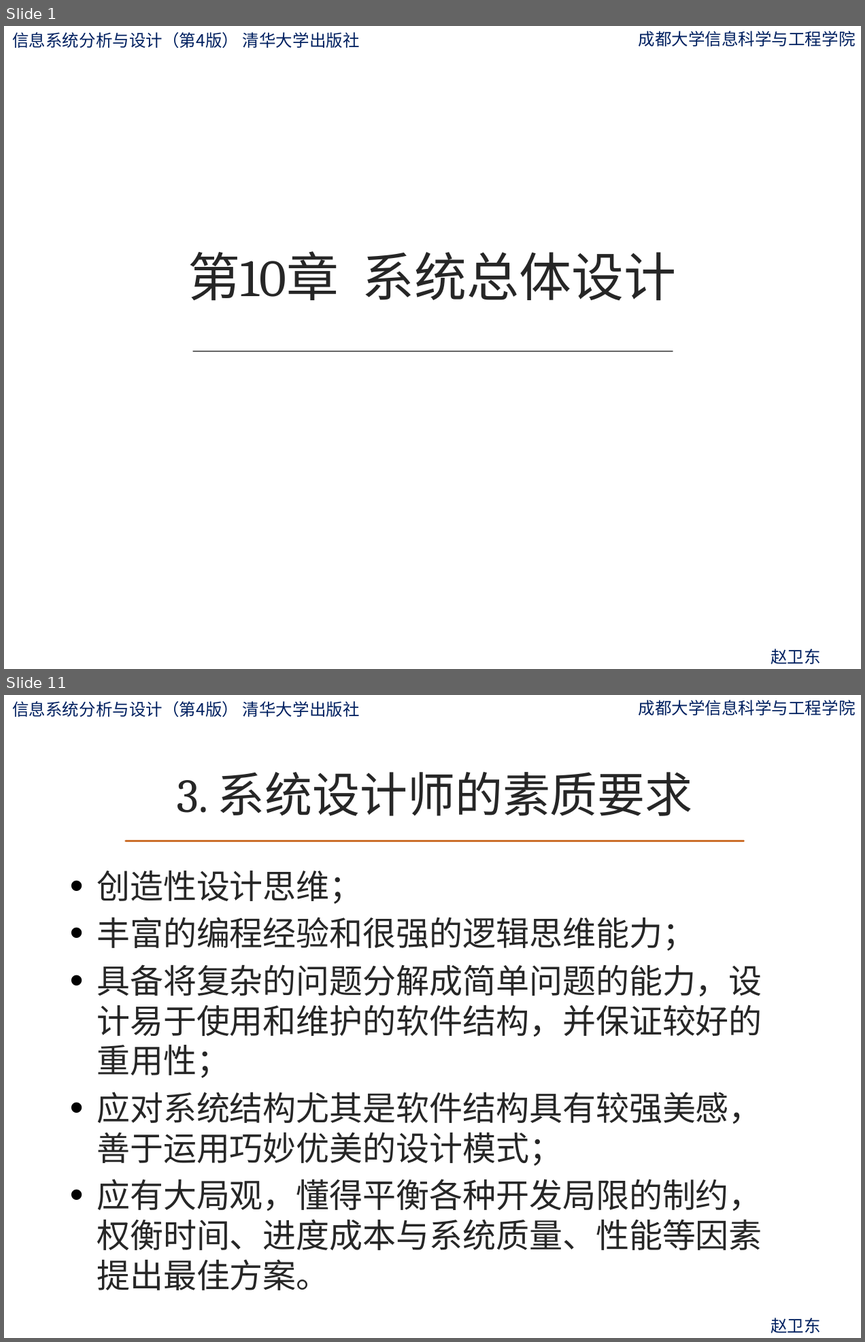
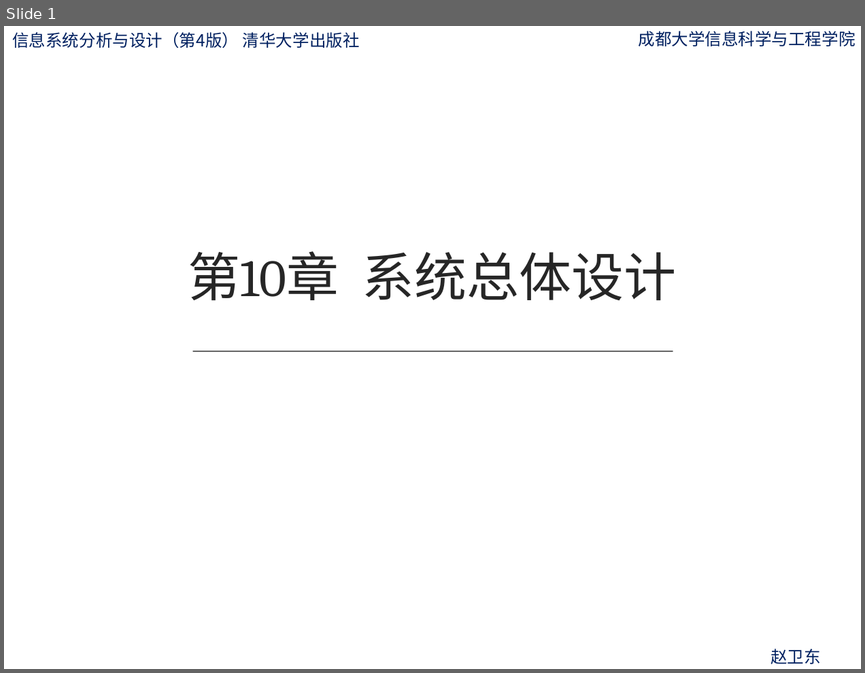
Before and after one commit to ylfagh/is_analysis-1, a slide deck: ppt/第10章-系统总体设计.pptx. Shown one above the other, each under a label of ours: slides 1 and 11 before the commit, slide 1 after it; the slides between them are not shown. The pictures are 865x1342 and 865x673 pixels, drawn with LibreOffice and Linux fonts; fonts in the diff are those of the drawing; background and template pictures are left out. Boxes give left, top, right and bottom in pixels: in the first picture for what was removed or moved away, otherwise in the second. Text is boxed around its words. In the diff, an @@ line names an element or a change of style, - is before the commit and + after.

```diff
--- a/ppt/第10章-系统总体设计.pptx
+++ b/ppt/第10章-系统总体设计.pptx
@@ slide 11 removed at (x1=4, y1=695, x2=861, y2=1338), background picture (left out); not listed: 3 template elements that a slide beside it also shows @@
@@ title removed at (x1=177, y1=772, x2=693, y2=816) @@
-3. 系统设计师的素质要求
@@ line removed from (126, 841) to (743, 841) @@
@@ text removed at (x1=96, y1=870, x2=762, y2=1290) @@
-• 创造性设计思维；
-• 丰富的编程经验和很强的逻辑思维能力；
-• 具备将复杂的问题分解成简单问题的能力，设计易于使用和维护的软件结构，并保证较好的重用性；
-• 应对系统结构尤其是软件结构具有较强美感，善于运用巧妙优美的设计模式；
-• 应有大局观，懂得平衡各种开发局限的制约，权衡时间、进度成本与系统质量、性能等因素提出最佳方案。
```
Also in this commit, not shown: 200 slides added, 20 other slides removed, 1 other file.
